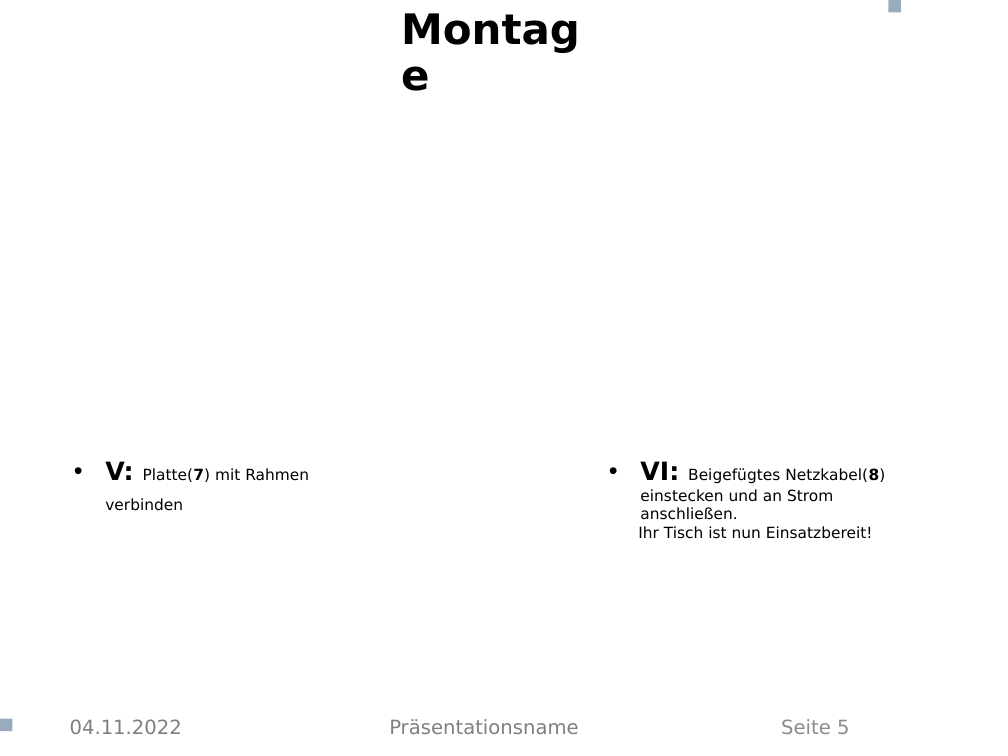
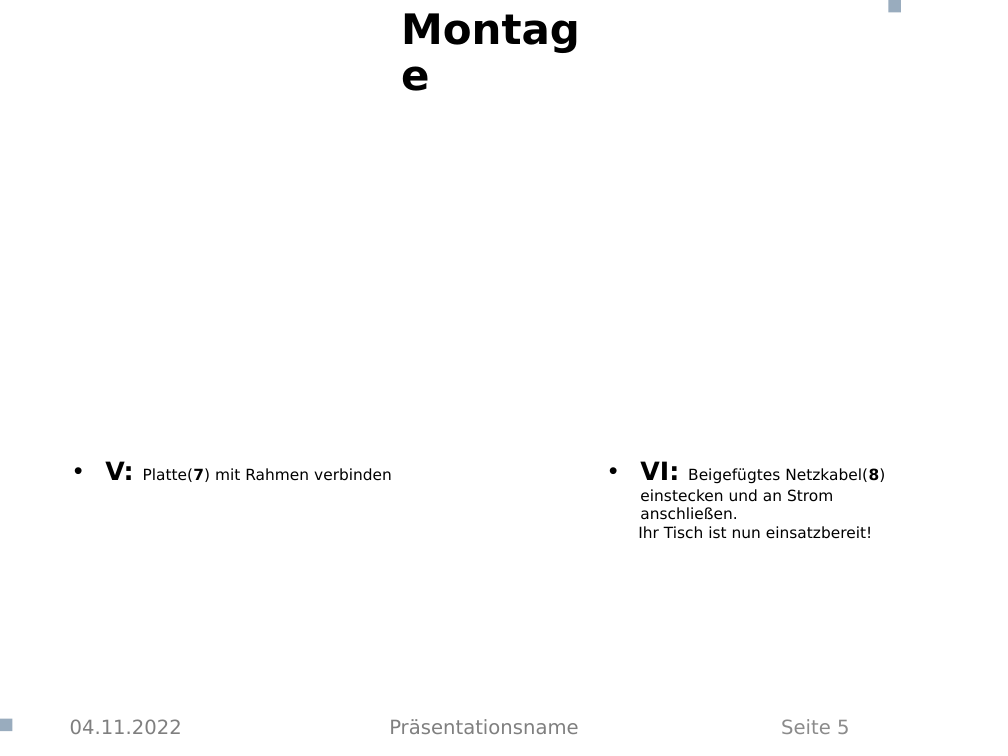
Before and after one commit to CasparTheGhost/Aeskaetisch, a slide deck: slide 5 of Betriebsanleitung/Betriebsanleitung Schreibtisch.pptx. Drawn at 1008x756 pixels with LibreOffice and Linux fonts; fonts in the diff are those of the drawing; background and template pictures are left out. Boxes give left, top, right and bottom in pixels: in the first picture for what was removed or moved away, otherwise in the second. Text is boxed around its words. In the diff, an @@ line names an element or a change of style, - is before the commit and + after.

```diff
--- a/Betriebsanleitung/Betriebsanleitung Schreibtisch.pptx
+++ b/Betriebsanleitung/Betriebsanleitung Schreibtisch.pptx
@@ text "V: Platte(7) mit Rahmen verbinden" rewrapped from (x1=105, y1=461, x2=309, y2=511) to (x1=105, y1=461, x2=392, y2=482) @@
@@ text at (x1=638, y1=526, x2=872, y2=539): text changed @@
-Ihr Tisch ist nun Einsatzbereit!
+Ihr Tisch ist nun einsatzbereit!
```
Also in this commit, not shown: 7 other slides changed, 1 other file.
